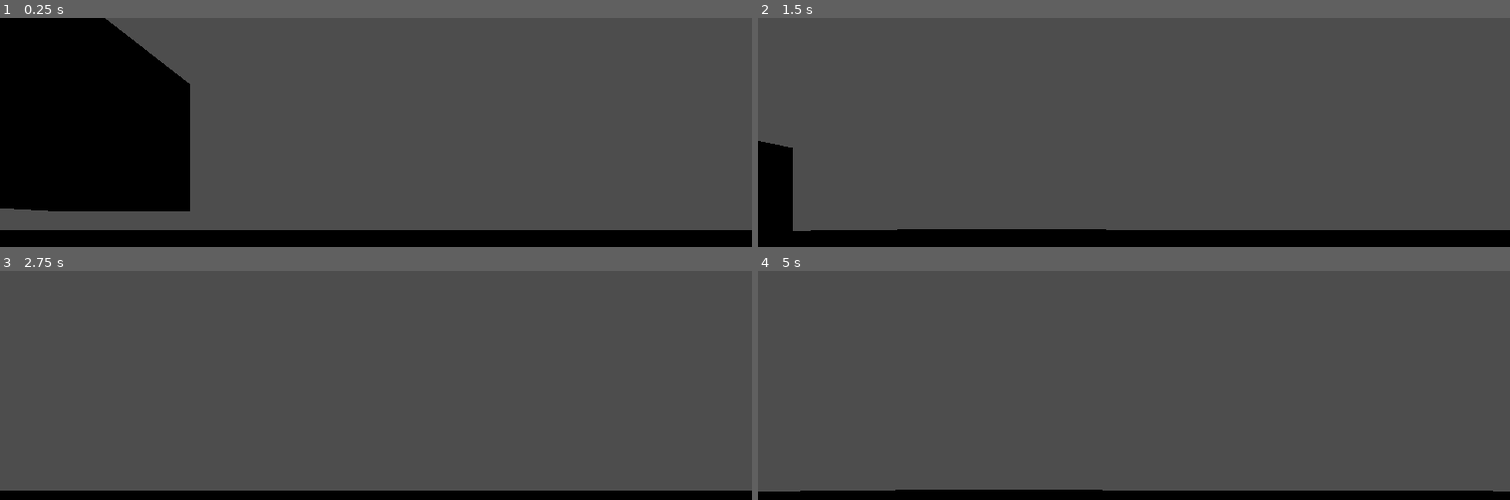
Above: before the commit, frames 1-4 (two rows, left to right).
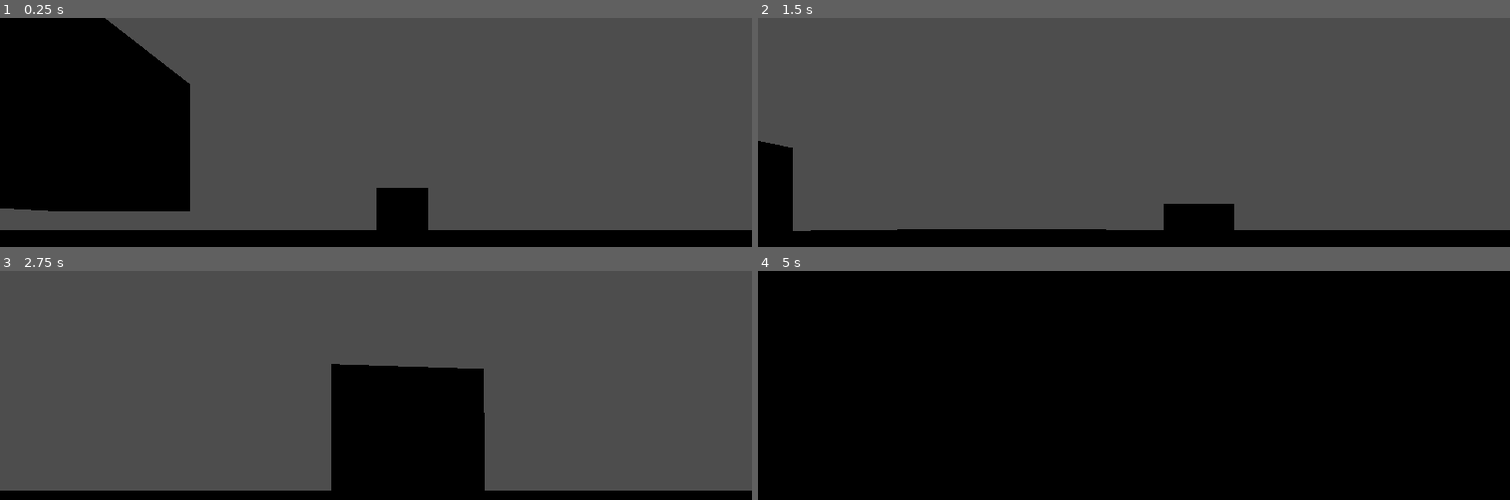
Above: after the commit, the same moments.

Repository: sjgillGit/GWJ80
Game: Godot game, scene res://PrivateDevRoom/player_scene.tscn
The game is run twice, just before and just after one commit, with the same random seed, the same clock (stepped at 60 frames per second) and the same inputs.
Inputs (mouse positions are in pixels of both pictures, inside the frame that each line leads up to):
- Up to frame 1 (0.25 s): no input
- Up to frame 2 (1.5 s): move the mouse to (1171, 226) at 0.52 s; hold W (move_forward) from 0.53 s (still down); tap E (grab_item) at 0.6, 1.35 s; tap Space (jump) at 0.77 s; move the mouse to (1096, 230) at 1.27 s
- Up to frame 3 (2.75 s): keep holding W (move_forward); tap Space (jump) at 1.52 s; move the mouse to (391, 474) at 2.02 s; hold Shift (run) from 2.03 s (still down); tap E (grab_item) at 2.3 s
- Up to frame 4 (5 s): keep holding W (move_forward); move the mouse to (1126, 488) at 2.77 s; release Shift (run) at 2.78 s; tap E (grab_item) at 2.85, 3.6, 4.55 s; tap Space (jump) at 3.02, 3.77, 4.52 s; move the mouse to (1186, 486) at 3.52 s; tap Enter at 4.25 s; move the mouse to (1073, 477) at 4.27 s; tap Shift (run) at 4.35 s

The runs differ from the first frame. In frame 1, 1.3% of the frame differs, in the area x 50-57%, y 74-93%; in frame 2, 1.1%; in frame 3, 11%; in frame 4, 96%, in the area x 0-100%, y 0-97%.

Commit message:
Implement throw mechanic, delegate grabbable item handling to global script

Diff:
--- a/PrivateDevRoom/player_scene.tscn
+++ b/PrivateDevRoom/player_scene.tscn
@@ -1,8 +1,10 @@
-[gd_scene load_steps=11 format=3 uid="uid://byubivpj3vm2q"]
+[gd_scene load_steps=12 format=3 uid="uid://byubivpj3vm2q"]
 
 [ext_resource type="Script" uid="uid://bexpo3jm6yb56" path="res://Scripts/player.gd" id="1_7nc06"]
 [ext_resource type="Script" uid="uid://cgqsmivsqrlr6" path="res://Scripts/interaction_ray_cast.gd" id="2_6qvqt"]
 [ext_resource type="Script" uid="uid://behpobh6icjy5" path="res://Scripts/grabbable_item.gd" id="3_nxqn7"]
+
+[sub_resource type="PhysicsMaterial" id="PhysicsMaterial_6qvqt"]
 
 [sub_resource type="BoxShape3D" id="BoxShape3D_dstt7"]
 size = Vector3(1000, 1, 1000)
@@ -25,6 +27,7 @@
 [node name="PlayerScene" type="Node3D"]
 
 [node name="gound_example" type="StaticBody3D" parent="."]
+physics_material_override = SubResource("PhysicsMaterial_6qvqt")
 
 [node name="ground_collision" type="CollisionShape3D" parent="gound_example"]
 shape = SubResource("BoxShape3D_dstt7")
@@ -40,7 +43,6 @@
 acceleration = 20.0
 jump_velocity = 10.0
 look_sensitivity = 0.05
-grab_distance = -20.0
 
 [node name="PlayerBodyExample" type="CollisionShape3D" parent="Player"]
 transform = Transform3D(1, 0, 0, 0, 1, 0, 0, 0, 1, 0, 0.9, 0)
@@ -71,8 +73,9 @@
 
 [node name="GrabbableItem" type="RigidBody3D" parent="."]
 transform = Transform3D(1, 0, 0, 0, 1, 0, 0, 0, 1, -14.666, 7.03863, -12.454)
-mass = 100.0
+mass = 10.0
 script = ExtResource("3_nxqn7")
+interaction_prompt = "to grab"
 
 [node name="CollisionShape3D" type="CollisionShape3D" parent="GrabbableItem"]
 transform = Transform3D(7.5, 0, 0, 0, 7.5, 0, 0, 0, 7.5, 0, 0, 0)
@@ -81,3 +84,15 @@
 [node name="MeshInstance3D" type="MeshInstance3D" parent="GrabbableItem/CollisionShape3D"]
 mesh = SubResource("BoxMesh_6qvqt")
 surface_material_override/0 = SubResource("StandardMaterial3D_nxqn7")
+
+[node name="GrabbableItem2" type="RigidBody3D" parent="."]
+transform = Transform3D(1, 0, 0, 0, 1, 0, 0, 0, 1, 3.81975, 7.03863, -43.6414)
+mass = 100.0
+
+[node name="CollisionShape3D" type="CollisionShape3D" parent="GrabbableItem2"]
+transform = Transform3D(7.5, 0, 0, 0, 7.5, 0, 0, 0, 7.5, 0, -2.93009, 0)
+shape = SubResource("BoxShape3D_xvi5f")
+
+[node name="MeshInstance3D" type="MeshInstance3D" parent="GrabbableItem2/CollisionShape3D"]
+mesh = SubResource("BoxMesh_6qvqt")
+surface_material_override/0 = SubResource("StandardMaterial3D_nxqn7")
--- a/Scripts/grabbable_item.gd
+++ b/Scripts/grabbable_item.gd
@@ -1,8 +1,3 @@
 class_name GrabbableItem
+
 extends InteractableItem
-
-@onready var player: PlayerController = get_tree().get_nodes_in_group("Player")[0]
-
-func interact():
-	player.set_grabbed_item(self)
-	pass
--- a/Scripts/interactable_item.gd
+++ b/Scripts/interactable_item.gd
@@ -3,6 +3,3 @@
 extends Node3D
 
 @export var interaction_prompt: String
-
-func _interact():
-    print("Override this function.")
--- a/Scripts/interaction_ray_cast.gd
+++ b/Scripts/interaction_ray_cast.gd
@@ -9,5 +9,9 @@
 	if object and object is InteractableItem:
 		prompt_label.text = "[E] " + object.interaction_prompt
 
+		# TODO: Implement better grabbed item check to avoid picking up two items at the same time
 		if Input.is_action_just_pressed("grab_item"):
-			object.interact()
+			if ObjectInteraction.grabbed_item == null:
+				ObjectInteraction.set_player_grabbable_item(object)
+			else:
+				ObjectInteraction.unset_player_grabbable_item()
--- /dev/null
+++ b/Scripts/object_interaction.gd
@@ -0,0 +1,13 @@
+extends Node3D
+
+@onready var player: PlayerController = get_tree().get_nodes_in_group("Player")[0]
+
+var grabbed_item: GrabbableItem
+
+func set_player_grabbable_item(item: GrabbableItem):
+    grabbed_item = item
+    player.set_grabbed_item(grabbed_item)
+
+func unset_player_grabbable_item():
+    grabbed_item = null
+    player.drop_item()
--- a/Scripts/player.gd
+++ b/Scripts/player.gd
@@ -19,14 +19,13 @@
 var camera_look_input: Vector2
 
 @export_group("Grab Items Settings")
-@export var grab_distance: float = -6.0
+@export var grab_distance: float = -10.0
 
 var grabbed_item: GrabbableItem
 
 # Assigned when node is initialized
 @onready var camera: Camera3D = get_node("Camera3D")
 @onready var gravity: float = ProjectSettings.get_setting("physics/3d/default_gravity") * gravity_mod
-@onready var raycast: RayCast3D = get_node("Camera3D/InteractionRayCast")
 
 func _ready():
 	Input.set_mouse_mode(Input.MOUSE_MODE_CAPTURED)
@@ -45,8 +44,9 @@
 	#Apply bind to show mouse cursor
 	esc_to_show_mouse()
 
-	##Apply grabbing items mechanic
+	#Apply grabbing items mechanic
 	grab_items(delta)
+
 
 func move_relative_to_mouse(delta):
 	var move_input: Vector2 = Input.get_vector("move_left", "move_right", "move_forward", "move_backwards")
@@ -108,11 +108,20 @@
 	grabbed_item = item
 
 func grab_items(delta: float):
-	if grabbed_item:
+	if grabbed_item != null:
+		# Get target position relative to point in front of camera
 		var target_position: Vector3 = camera.global_transform.origin + camera.global_transform.basis.z * grab_distance
 
+		# TODO: implement physics based hitting object feedback
 		# Smooth movement (adjust lerp speed)
 		grabbed_item.global_transform.origin = grabbed_item.global_transform.origin.lerp(target_position, delta * 10)
-
 		# Match rotation to camera
 		grabbed_item.global_transform.basis = camera.global_transform.basis
+
+func drop_item():
+	# TODO: implement drop and throw force according to how long player presses the release button
+	# Apply throw force using camera direction
+	grabbed_item.linear_velocity = camera.global_transform.basis.z * -6
+
+	# Clear reference
+	grabbed_item = null
--- a/project.godot
+++ b/project.godot
@@ -14,6 +14,10 @@
 run/main_scene="uid://byubivpj3vm2q"
 config/features=PackedStringArray("4.4", "Forward Plus")
 config/icon="res://icon.svg"
+
+[autoload]
+
+ObjectInteraction="*res://Scripts/object_interaction.gd"
 
 [global_group]
 
Not shown, added: Scripts/object_interaction.gd.uid
